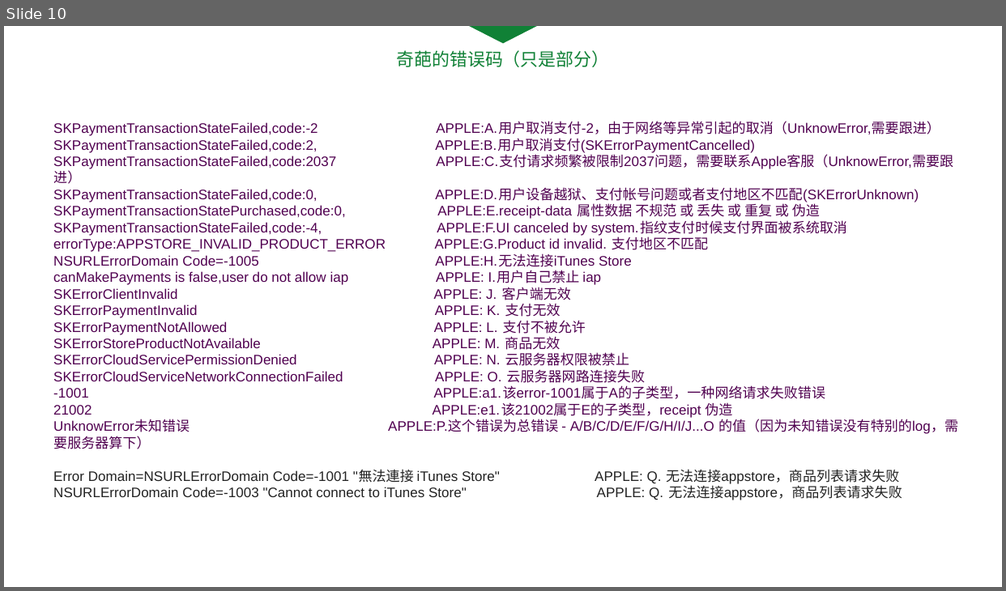
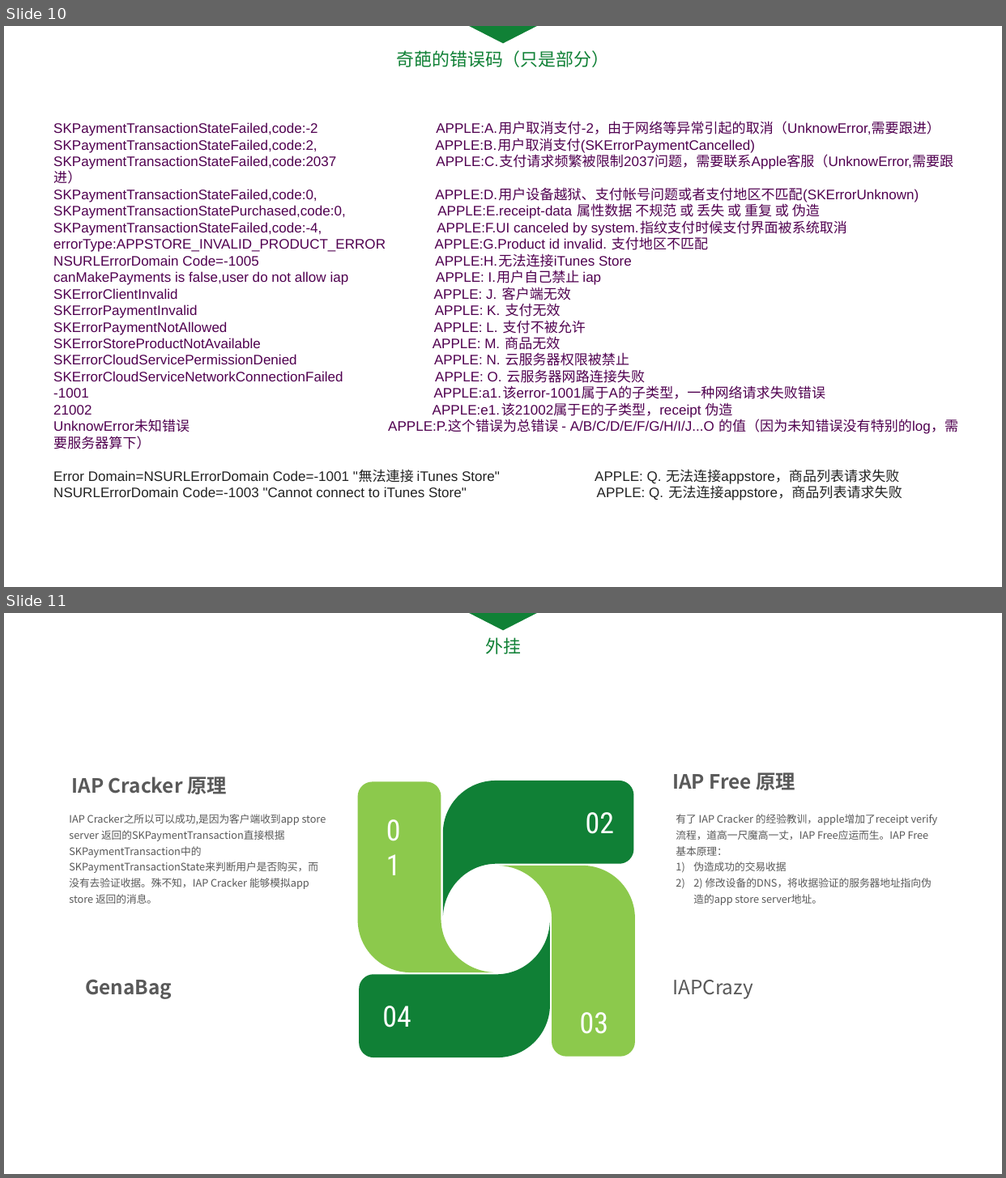
Before and after one commit to qiyer/ApplePayDemo, a slide deck: Pay_PPT/Apple_Pay.pptx. Shown one above the other, each under a label of ours: slide 10 before the commit, slides 10 and 11 after it. The pictures are 1006x591 and 1006x1178 pixels, drawn with LibreOffice and Linux fonts; fonts in the diff are those of the drawing. Boxes give left, top, right and bottom in pixels: in the first picture for what was removed or moved away, otherwise in the second. Text is boxed around its words. In the diff, an @@ line names an element or a change of style, - is before the commit and + after.

```diff
--- a/Pay_PPT/Apple_Pay.pptx
+++ b/Pay_PPT/Apple_Pay.pptx
@@ slide 11 added at (4,613,1002,1174), background #FFFFFF @@
@@ triangle added at (467,613,539,630), fill #108136 @@
@@ text added at (485,637,521,654), 18 pt, text #108136 @@
+外挂
@@ text added at (71,777,227,794), 20 pt, text #595959, bold @@
+IAP Cracker 原理
@@ text added at (672,773,796,790), 20 pt, text #595959, bold @@
+IAP Free 原理
@@ text added at (69,814,326,904), 10.5 pt, text #595959 @@
+IAP Cracker之所以可以成功,是因为客户端收到app store server 返回的SKPaymentTransaction直接根据SKPaymentTransaction中的SKPaymentTransactionState来判断用户是否购买，而没有去验证收据。殊不知，IAP Cracker 能够模拟app store 返回的消息。
@@ text added at (380,808,420,851), 29.5 pt, text #FFFFFF @@
+01
@@ text added at (586,812,614,834), 29.5 pt, text #FFFFFF @@
+02
@@ text added at (675,830,931,905), 10.5 pt, text #595959 @@
+有了 IAP Cracker 的经验教训，apple增加了receipt verify 流程，道高一尺魔高一丈，IAP Free应运而生。IAP Free基本原理：
+1) 伪造成功的交易收据
+2) 2) 修改设备的DNS，将收据验证的服务器地址指向伪造的app store server地址。
@@ group added at (357,781,635,1058): 4 freeform shapes @@
@@ text added at (85,979,172,999), 20 pt, text #595959, bold @@
+GenaBag
@@ text added at (672,980,753,999), 20 pt, text #595959 @@
+IAPCrazy
@@ text added at (382,1006,411,1028), 29.5 pt, text #FFFFFF @@
+04
@@ text added at (580,1012,608,1034), 29.5 pt, text #FFFFFF @@
+03
```
Also in this commit, not shown: 1 slide changed, 1 slide removed.
